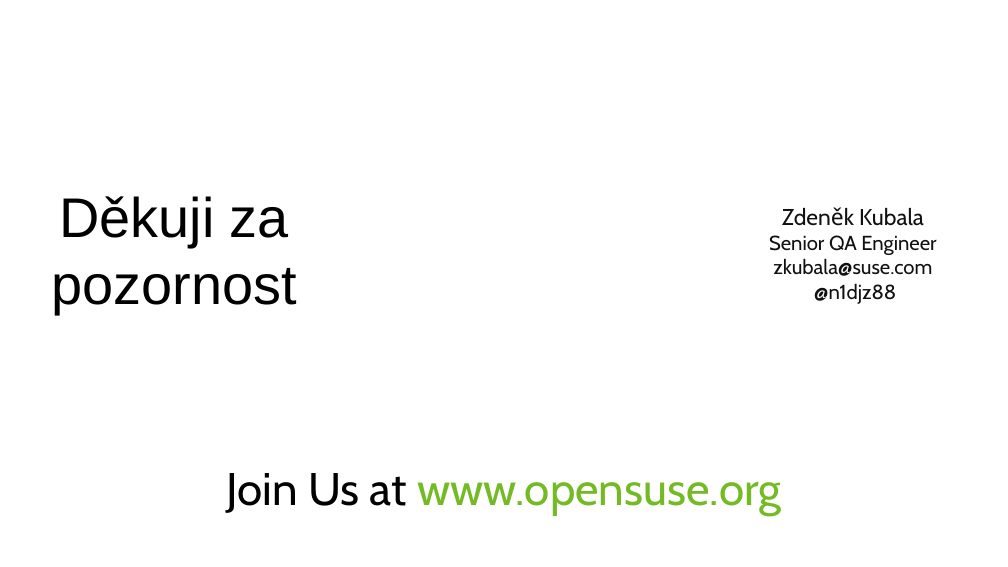
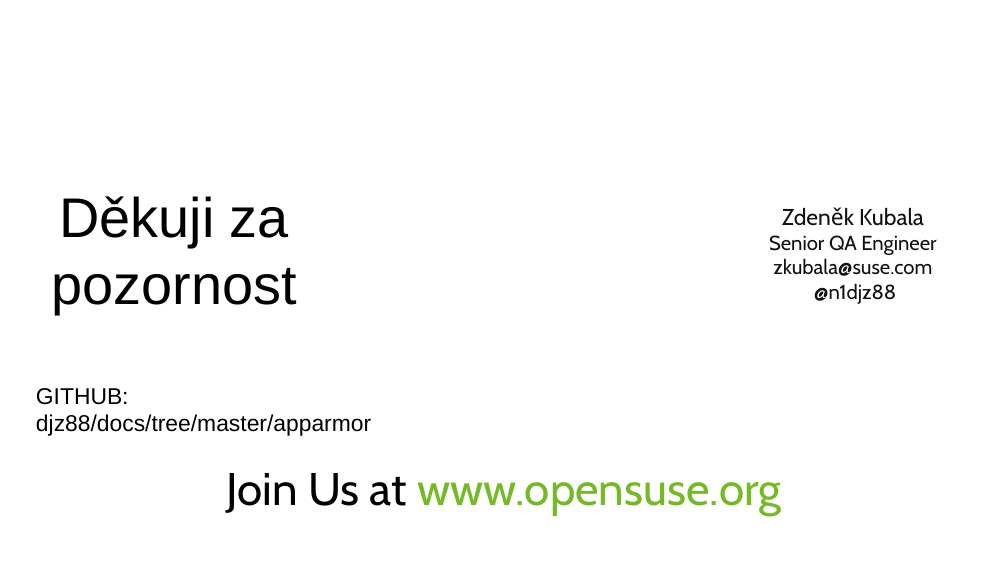
Before and after one commit to djz88/docs, a slide deck: slide 47 of apparmor/apparmor_openalt2017_extended.odp. Drawn at 1008x567 pixels with LibreOffice and Linux fonts; fonts in the diff are those of the drawing; background and template pictures are left out. Boxes give left, top, right and bottom in pixels: in the first picture for what was removed or moved away, otherwise in the second. Text is boxed around its words. In the diff, an @@ line names an element or a change of style, - is before the commit and + after.

```diff
--- a/apparmor/apparmor_openalt2017_extended.odp
+++ b/apparmor/apparmor_openalt2017_extended.odp
@@ text added at (x1=36, y1=388, x2=371, y2=436), 18 pt, text #000000 @@
+GITHUB: djz88/docs/tree/master/apparmor
```
Also in this commit, not shown: 1 other file.
